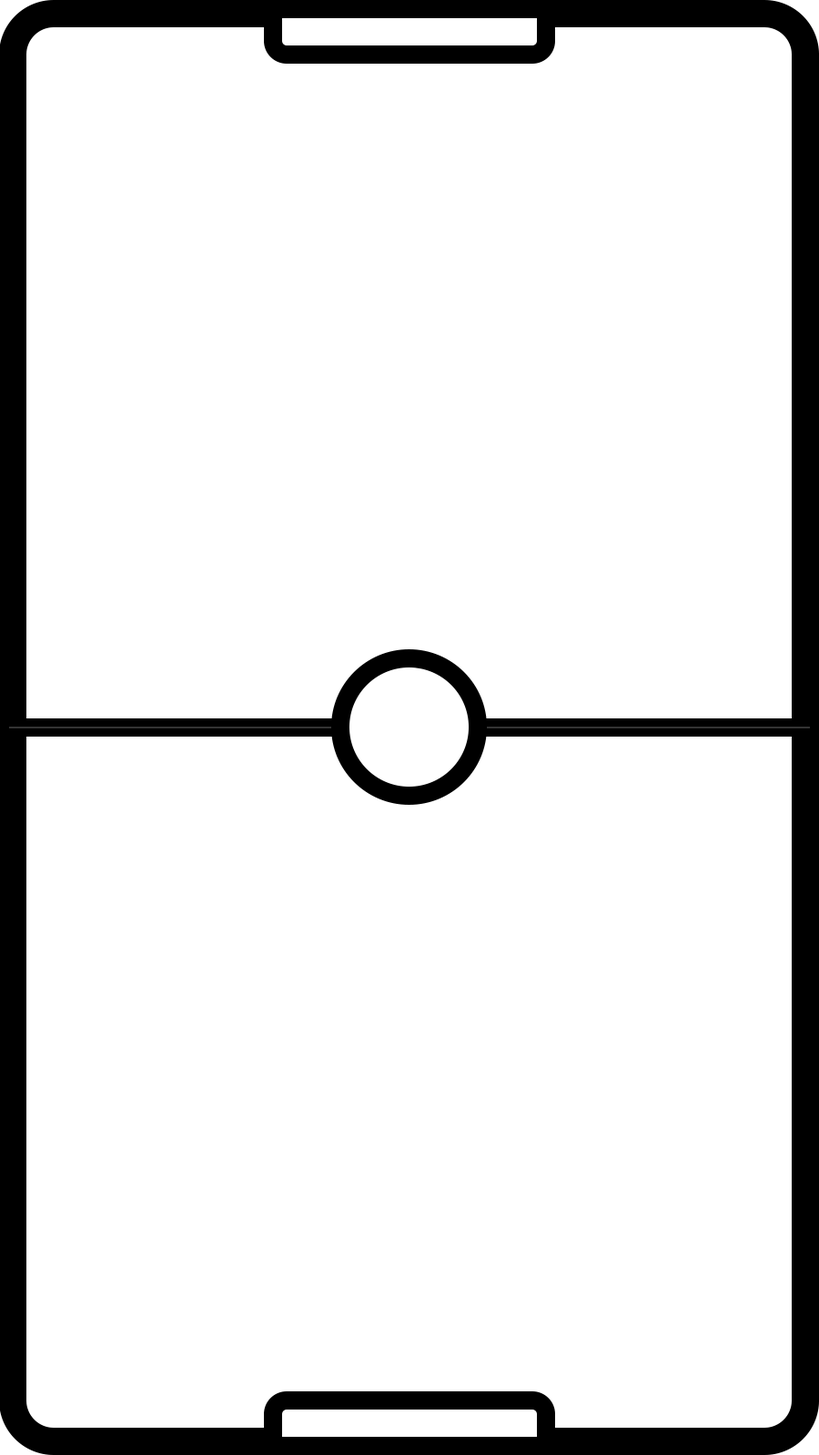
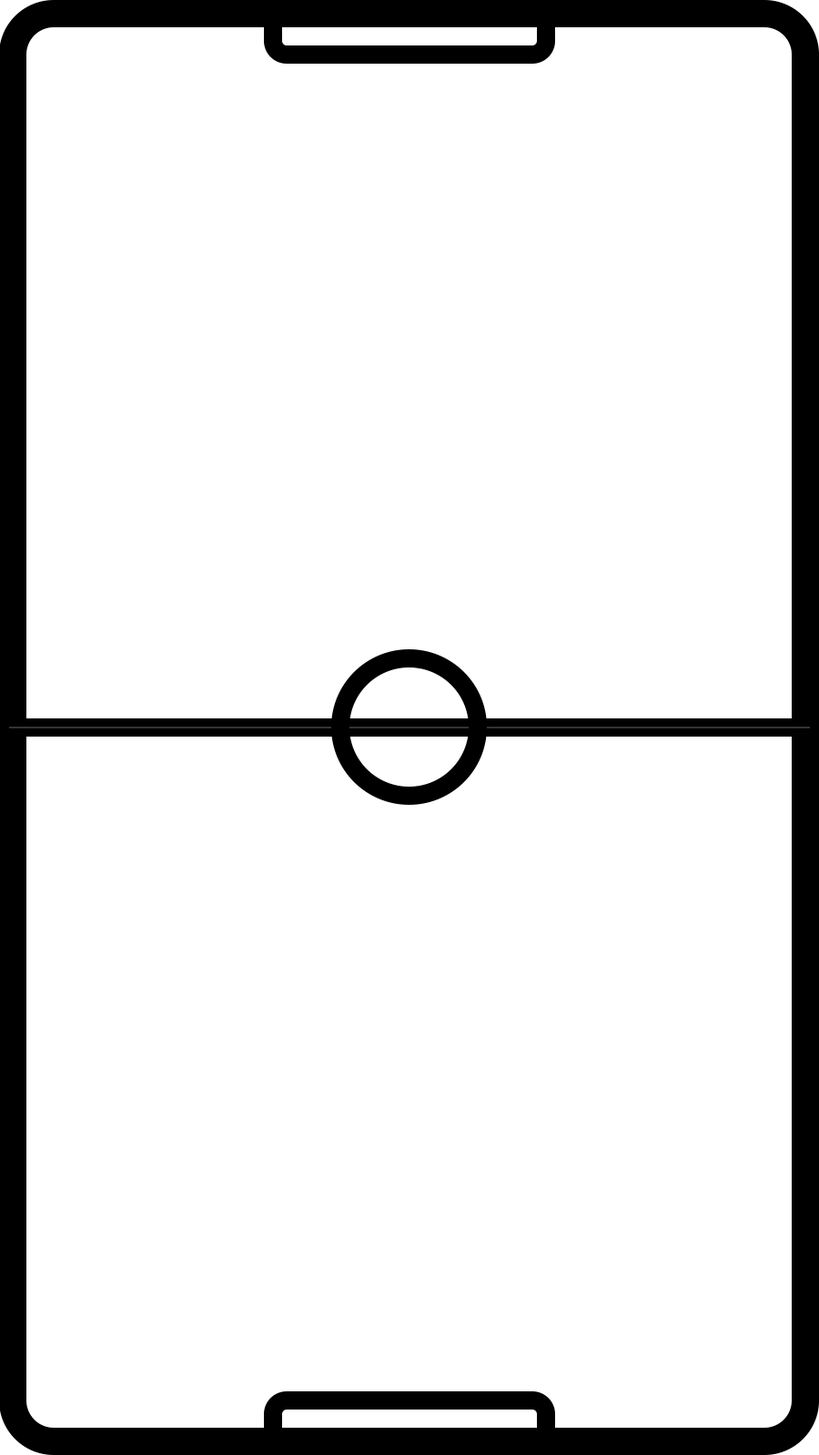
The second (819, 1455) image is a revision of the first. Changes to its layers:
painted on "player goal" over [281, 1428, 537, 1438]
painted on "enemy goal" over [281, 18, 537, 28]
painted on "field center" over [348, 718, 470, 737]
painted on "arena borders" over [281, 0, 793, 737]
